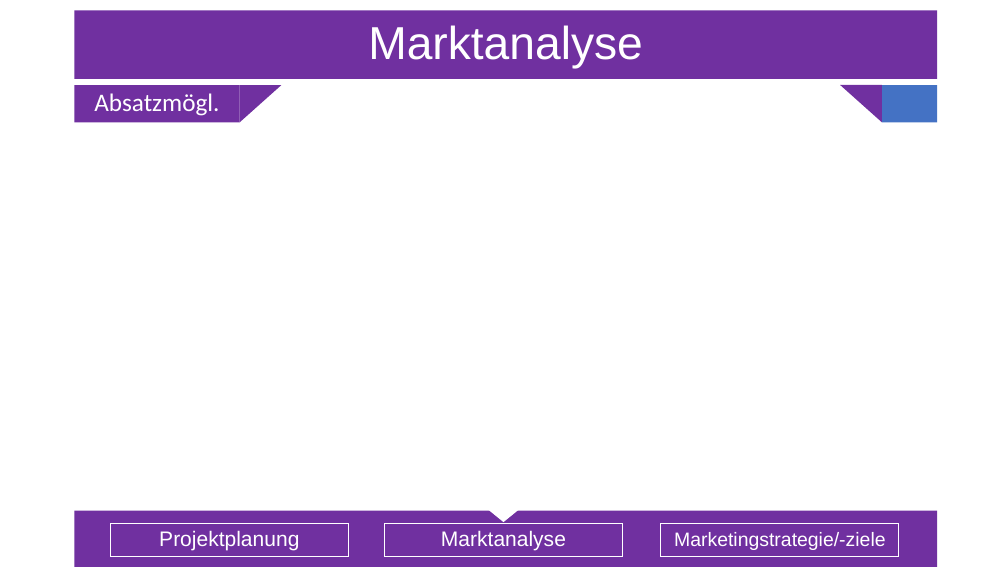
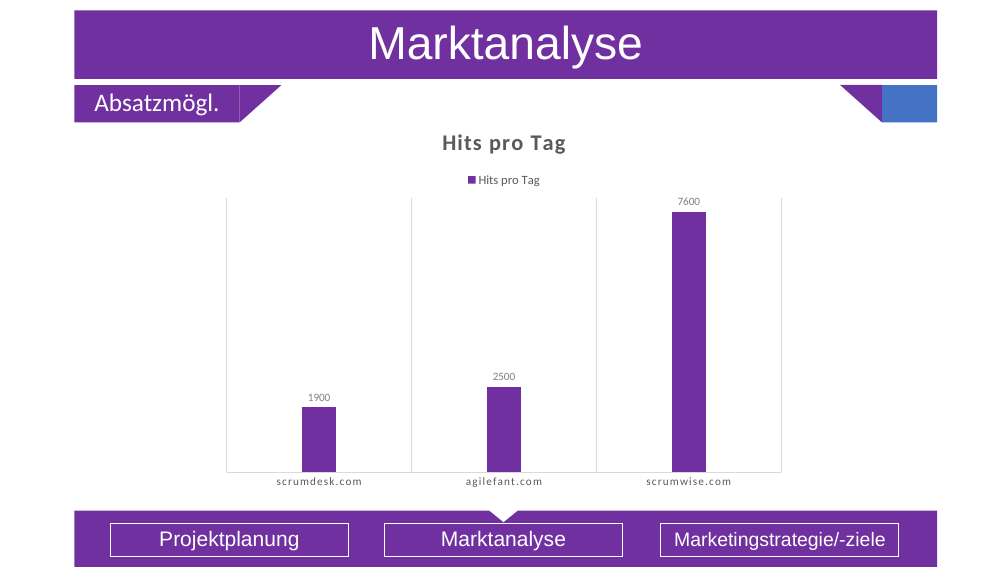
Before and after one commit to Sl0thking/mp_gproz_scrumiverse, a slide deck: slide 9 of 5_Präsentation/Projektpräsentation.pptx (slide 5 before the commit). Drawn at 1008x567 pixels with LibreOffice and Linux fonts; fonts in the diff are those of the drawing. Boxes give left, top, right and bottom in pixels: in the first picture for what was removed or moved away, otherwise in the second. Text is boxed around its words. In the diff, an @@ line names an element or a change of style, - is before the commit and + after.

```diff
--- a/5_Präsentation/Projektpräsentation.pptx
+++ b/5_Präsentation/Projektpräsentation.pptx
@@ column chart added at box(216, 111, 793, 496) @@
+title "Hits pro Tag"
+categories: scrumdesk.com, agilefant.com, scrumwise.com
+Hits pro Tag: 1900, 2500, 7600
```
Also in this commit, not shown: 12 other slides changed, 10 slides added, 1 slide removed, 1 other file.
